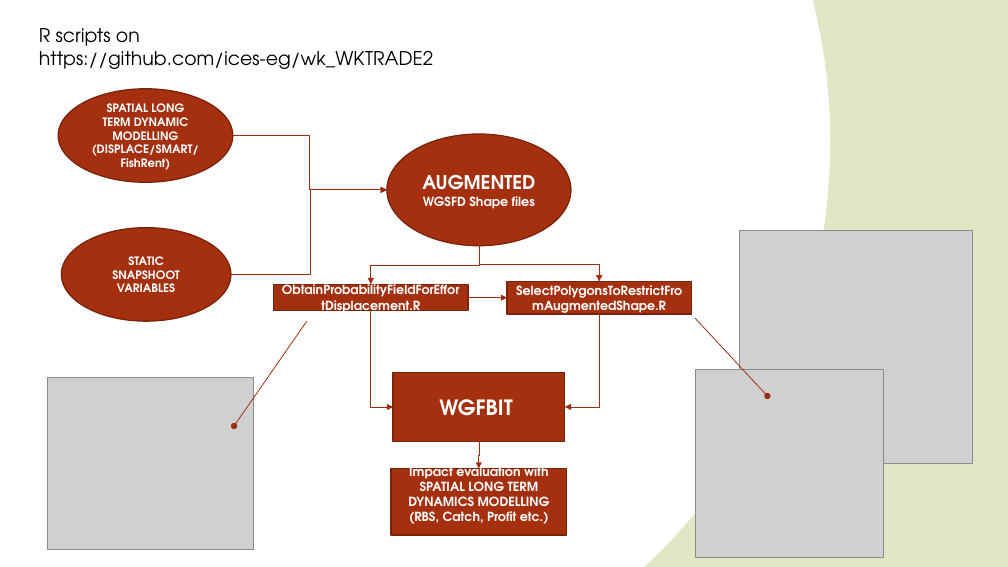
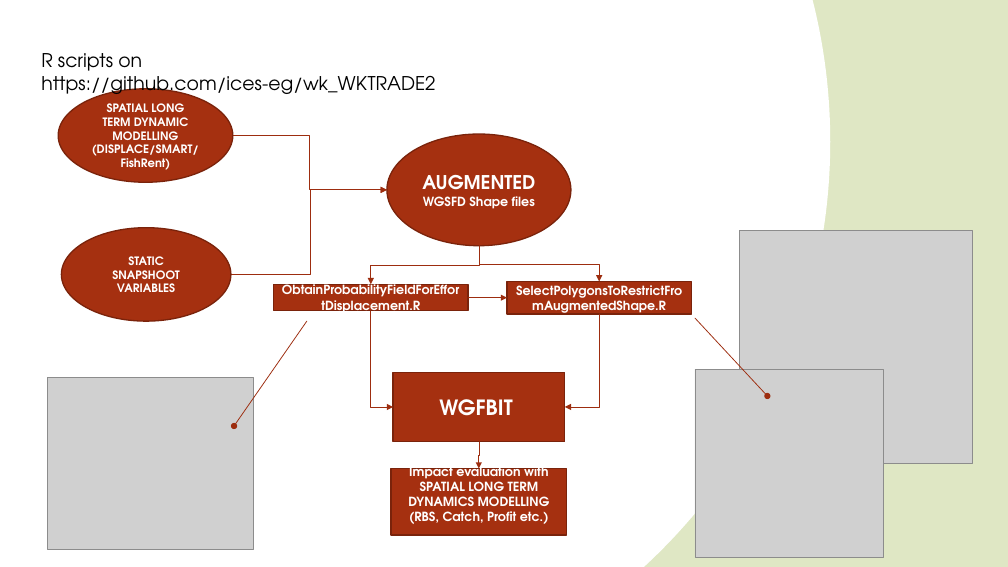
Before and after one commit to ices-eg/wk_WKTRADE2, a slide deck: slide 1 of WKTRADE2_R_workflow_initial_suggestion.pptx. Drawn at 1008x567 pixels with LibreOffice and Linux fonts; fonts in the diff are those of the drawing; grey boxes stand for pictures. Boxes give left, top, right and bottom in pixels: in the first picture for what was removed or moved away, otherwise in the second. Text is boxed around its words. In the diff, an @@ line names an element or a change of style, - is before the commit and + after.

```diff
--- a/WKTRADE2_R_workflow_initial_suggestion.pptx
+++ b/WKTRADE2_R_workflow_initial_suggestion.pptx
@@ text "R scripts on https://github.com/ices-eg/wk_WKTRADE2" rewrapped from <box>39,28,433,69</box> to <box>41,53,435,99</box> @@
```
Also in this commit, not shown: 1 other slide changed, 20 other files.
